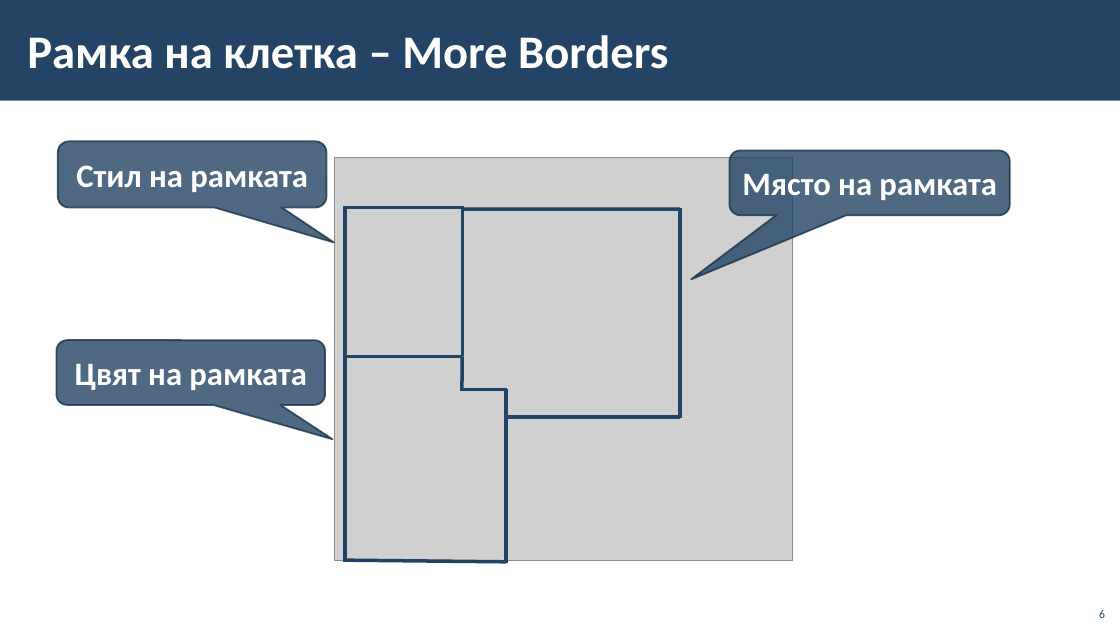
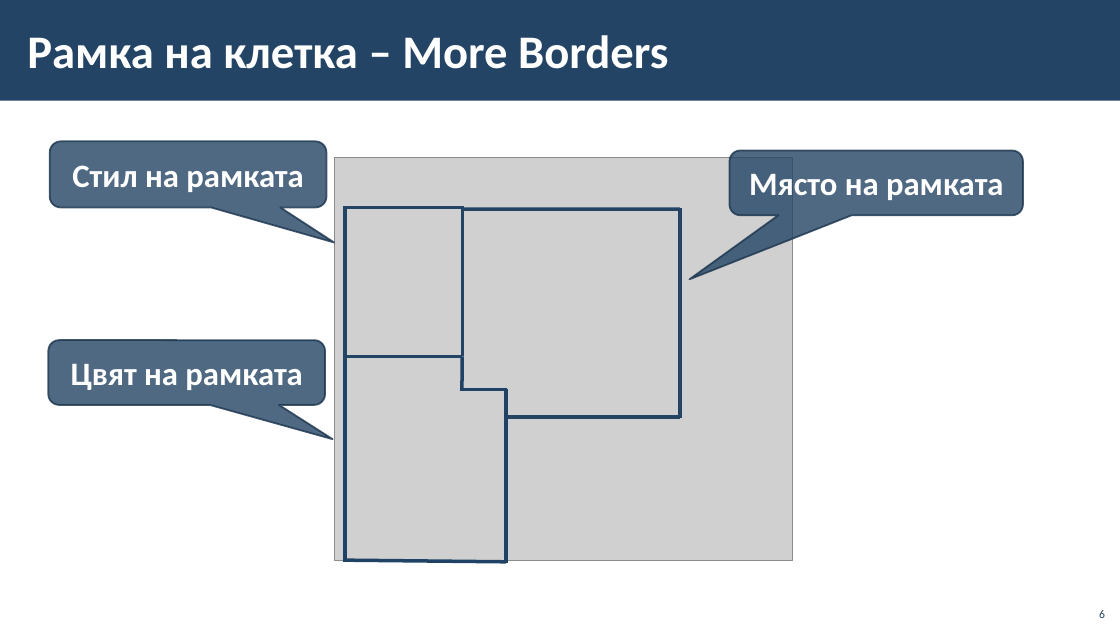
Before and after one commit to BG-IT-Edu/School-Programming, a slide deck: slide 6 of Courses/Computer-Modeling-and-IT/Computer-Modeling-and-IT-5-Class/29-Charts-and-Layout-of-Cells-and-Data/29-Charts-and-Layout-of-Cells-and-Data.pptx. Drawn at 1120x630 pixels with LibreOffice and Linux fonts; fonts in the diff are those of the drawing; grey boxes stand for pictures; background and template pictures are left out. Boxes give left, top, right and bottom in pixels: in the first picture for what was removed or moved away, otherwise in the second. Text is boxed around its words. In the diff, an @@ line names an element or a change of style, - is before the commit and + after.

Commit message:
Fixes and TODOs for charts and layout of cells and data slides

```diff
--- a/Courses/Computer-Modeling-and-IT/Computer-Modeling-and-IT-5-Class/29-Charts-and-Layout-of-Cells-and-Data/29-Charts-and-Layout-of-Cells-and-Data.pptx
+++ b/Courses/Computer-Modeling-and-IT/Computer-Modeling-and-IT-5-Class/29-Charts-and-Layout-of-Cells-and-Data/29-Charts-and-Layout-of-Cells-and-Data.pptx
@@ rounded speech box "Стил на рамката": place and size @@
-rounded speech box "Стил на рамката" at [58,141,327,208]
+rounded speech box "Стил на рамката" at [50,141,327,208]
@@ rounded speech box "Място на рамката": place and size @@
-rounded speech box "Място на рамката" at [729,150,1010,215]
+rounded speech box "Място на рамката" at [729,150,1023,215]
@@ rounded speech box "Цвят на рамката": place and size @@
-rounded speech box "Цвят на рамката" at [56,340,325,405]
+rounded speech box "Цвят на рамката" at [48,340,325,405]
```
Also in this commit, not shown: 14 other slides changed.
